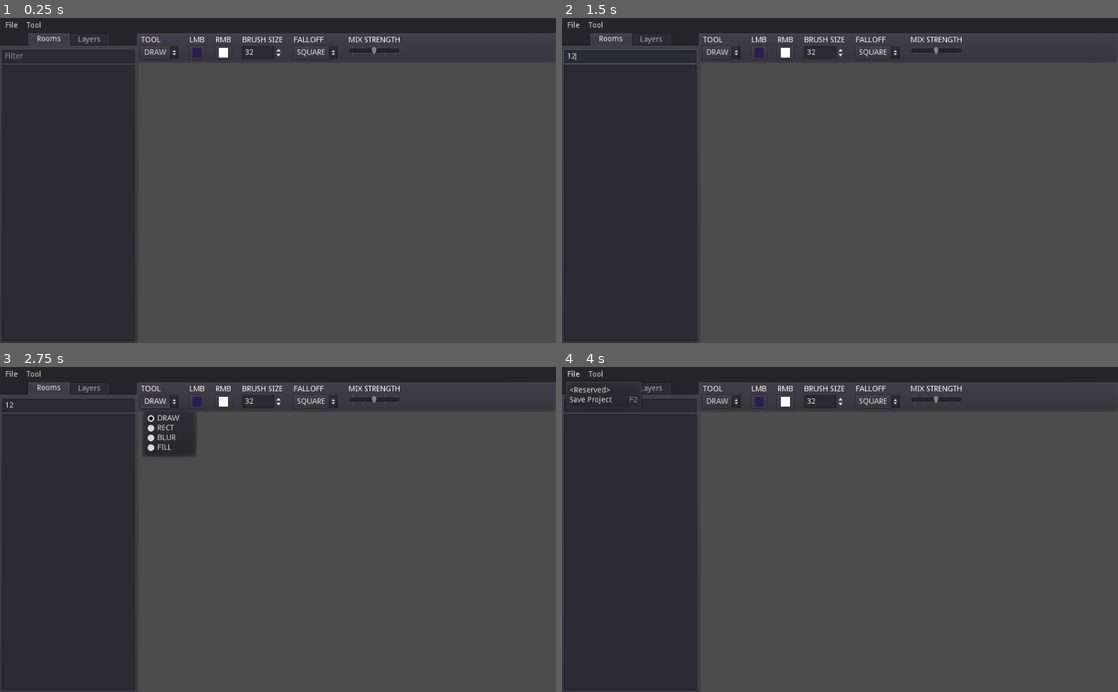
Above: before the commit, frames 1-4 (two rows, left to right).
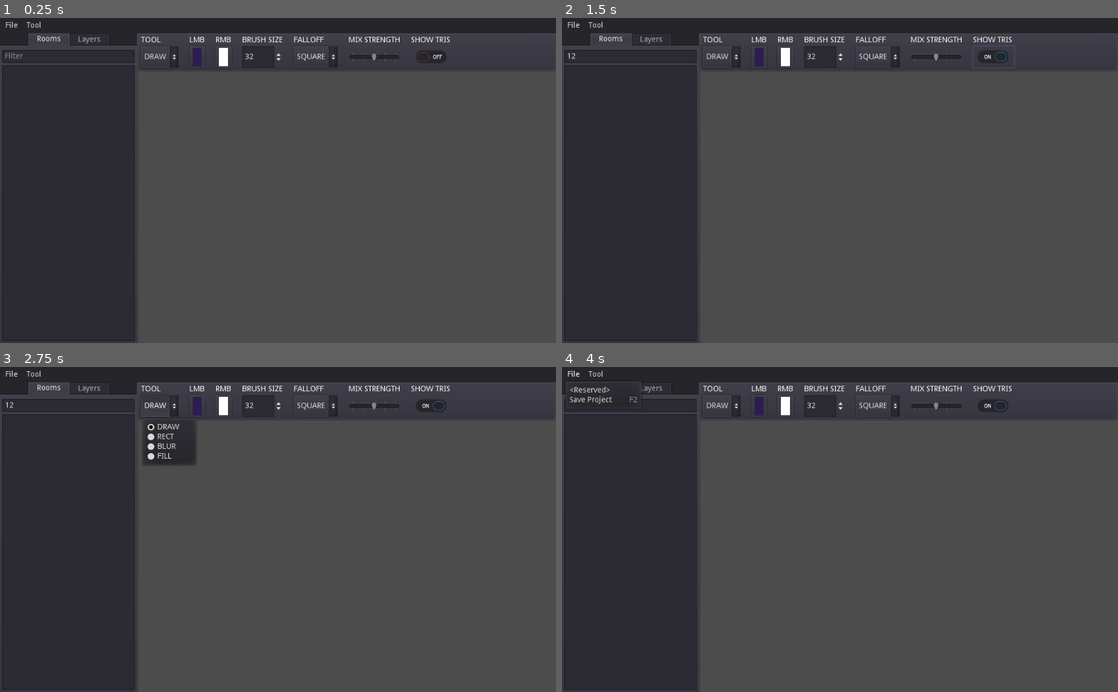
Above: after the commit, the same moments.

Repository: taedixon/vedge-godot-tool
Game: Godot game, scene res://ui/ui_main.tscn
Two runs of this game, one before a commit and one after it. Both use one fixed random seed, a clock stepped at 60 frames per second and the inputs below. The engine's default icon, where the game draws it, is replaced by a stand-in: a white triangle on a blue panel in a dark square.
Inputs (mouse positions are in pixels of both pictures, inside the frame that each line leads up to):
- Up to frame 1 (0.25 s): no input
- Up to frame 2 (1.5 s): click (628, 57) at 0.52 s; type "12" at 0.6 s; click (995, 57) at 1.27 s
- Up to frame 3 (2.75 s): click "DRAW" at 2 s
- Up to frame 4 (4 s): click "SQUARE" at 2.75 s; click "File" at 3.5 s

The runs differ from the first frame. In frame 1, 0.9% of the frame differs, in the area x 25-81%, y 5-16%; in frame 2, 1.0%; in frame 3, 1.3%, in the area x 25-81%, y 5-31%; in frame 4, 0.9%.
Error in both runs: Invalid type in function 'open' in base '_File'. Cannot convert argument 1 from Nil to String. (res://util/GmsAssetCache.gd:93)

Commit message:
preview exported triangles

Diff:
--- a/scenes/gms_map.gd
+++ b/scenes/gms_map.gd
@@ -9,6 +9,7 @@
 var light_layers = {}
 var layer_metadata = {}
 var room_name = ""
+var show_tris = false
 
 var active_layer = null
 
@@ -199,10 +200,13 @@
 	return active_layer != null && active_layer.visible
 
 func set_active_layer(layer):
+	if layer_editable():
+		active_layer.preview_exported_triangles = false
 	active_layer = null
 	var meta = get_metadata(layer)
 	if meta && meta.kind == "light":
 		active_layer = layers_root.get_node(layer)
+		active_layer.preview_exported_triangles = show_tris
 
 func add_stroke_point(mb, params):
 	if layer_editable():
@@ -232,3 +236,8 @@
 func redo():
 	if layer_editable():
 		active_layer.redo()
+
+func set_show_tris(show):
+	show_tris = show
+	if layer_editable():
+		active_layer.preview_exported_triangles = show
--- a/scenes/light_layer.gd
+++ b/scenes/light_layer.gd
@@ -1,6 +1,7 @@
 extends Node2D
 
 var layer_data
+var preview_exported_triangles = false setget set_export_preview
 var detail = null setget set_detail
 var tile_w = 0
 var tile_h = 0
@@ -21,6 +22,7 @@
 
 var light_mat = preload("res://shadermat/shd_light_layer.gdshader") as Shader
 var dark_mat = preload("res://shadermat/shd_shadow_layer.gdshader") as Shader
+var preview_mat = preload("res://shadermat/shd_show_exportable.gdshader") as Shader
 const gaussian_55 = [
 	1.0/256, 4.0/256, 6.0/256, 4.0/256, 1.0/256,
 	4.0/256, 16.0/256, 24.0/256, 16.0/256, 4.0/256,
@@ -47,13 +49,22 @@
 		create_bridge_mesh()
 		initialized = true
 
+func set_export_preview(val):
+	if val != preview_exported_triangles:
+		preview_exported_triangles = val
+		if initialized:
+			update_mesh_material()
+
+func update_mesh_material():
+	mesh_material = get_mesh_material()
+	for child in meshgroup.get_children():
+		child.material = mesh_material
+	bridge_mesh.material = mesh_material
+
 func set_detail(new_detail):
 	detail = new_detail
 	if initialized:
-		mesh_material = get_mesh_material()
-		for child in meshgroup.get_children():
-			child.material = mesh_material
-		bridge_mesh.material = mesh_material
+		update_mesh_material()
 
 func save(f: File):
 	detail.vertex_count = 0
@@ -205,6 +216,11 @@
 
 func get_mesh_material():
 	var mesh_mat = ShaderMaterial.new()
+	if preview_exported_triangles:
+		mesh_mat.shader = preview_mat
+		mesh_mat.set_shader_param("ignore_col", Color.black if detail.get("is_glow") else Color.white)
+		mesh_mat.set_shader_param("ignore_dist", 1/256)
+		return mesh_mat
 	if detail.get("is_glow"):
 		mesh_mat.shader = light_mat
 		fill_colour = Color.black
--- a/scenes/map_container.gd
+++ b/scenes/map_container.gd
@@ -28,6 +28,7 @@
 
 func on_draw_param_change(params):
 	draw_param = params
+	map.set_show_tris(params.show_tris)
 	rect_state = 0
 	update()
 
@@ -144,6 +145,8 @@
 					"BLUR":
 						if rect_state == 1:
 							draw_rect(tool_rect, Color.cyan, false, 2.0)
+					"FILL":
+						draw_rect(Rect2(last_mouse_pos - Vector2(16, 16), Vector2(32, 32)), Color.magenta)
 		else:
 			var offsetA = Vector2(8, 8)
 			var offsetB = Vector2(-8, 8)
--- /dev/null
+++ b/shadermat/shd_show_exportable.gdshader
@@ -0,0 +1,13 @@
+shader_type canvas_item;
+
+uniform vec4 ignore_col;
+uniform float ignore_dist;
+
+void vertex() {
+	if (distance(COLOR.rgb, ignore_col.rgb) <= ignore_dist) {
+		COLOR.a = 0.0;
+	}
+}
+void fragment() {
+	COLOR.a = ceil(COLOR.a);
+}
--- a/ui/light_toolbar.gd
+++ b/ui/light_toolbar.gd
@@ -15,6 +15,7 @@
 	"col_rmb": Color.darkslateblue,
 	"falloff": "SQUARE",
 	"mix_amount": 0.5,
+	"show_tris": false,
 }
 
 func _ready():
@@ -57,3 +58,7 @@
 func on_mix_change(mix):
 	draw_param.mix_amount = mix
 	emit_signal("draw_param_changed", draw_param)
+
+func on_show_tris_change(val):
+	draw_param.show_tris = val
+	emit_signal("draw_param_changed", draw_param)
--- a/ui/light_toolbar.tscn
+++ b/ui/light_toolbar.tscn
@@ -4,7 +4,7 @@
 
 [node name="light_toolbar" type="PanelContainer"]
 anchor_right = 1.0
-margin_bottom = 56.0
+margin_bottom = 72.0
 script = ExtResource( 1 )
 __meta__ = {
 "_edit_use_anchors_": false
@@ -14,9 +14,9 @@
 margin_left = 7.0
 margin_top = 7.0
 margin_right = 1017.0
-margin_bottom = 49.0
+margin_bottom = 65.0
 custom_constants/hseparation = 20
-columns = 6
+columns = 7
 
 [node name="label_tool" type="Label" parent="GridContainer"]
 margin_right = 69.0
@@ -53,10 +53,16 @@
 margin_bottom = 14.0
 text = "MIX STRENGTH"
 
+[node name="label_preview" type="Label" parent="GridContainer"]
+margin_left = 497.0
+margin_right = 573.0
+margin_bottom = 14.0
+text = "SHOW TRIS"
+
 [node name="tool_select" type="OptionButton" parent="GridContainer"]
 margin_top = 18.0
 margin_right = 69.0
-margin_bottom = 42.0
+margin_bottom = 58.0
 text = "DRAW"
 items = [ "DRAW", null, false, 0, null, "RECT", null, false, 1, null, "BLUR", null, false, 2, null, "FILL", null, false, 3, null ]
 selected = 0
@@ -65,7 +71,7 @@
 margin_left = 89.0
 margin_top = 18.0
 margin_right = 117.0
-margin_bottom = 42.0
+margin_bottom = 58.0
 color = Color( 0.176471, 0.109804, 0.309804, 1 )
 edit_alpha = false
 
@@ -73,7 +79,8 @@
 margin_left = 137.0
 margin_top = 18.0
 margin_right = 166.0
-margin_bottom = 42.0
+margin_bottom = 58.0
+size_flags_vertical = 5
 color = Color( 1, 1, 1, 1 )
 edit_alpha = false
 
@@ -81,7 +88,7 @@
 margin_left = 186.0
 margin_top = 18.0
 margin_right = 261.0
-margin_bottom = 42.0
+margin_bottom = 58.0
 min_value = 16.0
 max_value = 320.0
 step = 8.0
@@ -91,7 +98,7 @@
 margin_left = 281.0
 margin_top = 18.0
 margin_right = 362.0
-margin_bottom = 42.0
+margin_bottom = 58.0
 text = "SQUARE"
 items = [ "CONST", null, false, 0, null, "LINEAR", null, false, 1, null, "SQUARE", null, false, 2, null ]
 selected = 2
@@ -100,7 +107,8 @@
 margin_left = 382.0
 margin_top = 18.0
 margin_right = 477.0
-margin_bottom = 34.0
+margin_bottom = 58.0
+size_flags_vertical = 5
 min_value = 0.01
 max_value = 1.0
 step = 0.01
@@ -112,9 +120,16 @@
 "_edit_use_anchors_": false
 }
 
+[node name="CheckButton" type="CheckButton" parent="GridContainer"]
+margin_left = 497.0
+margin_top = 18.0
+margin_right = 573.0
+margin_bottom = 58.0
+
 [connection signal="item_selected" from="GridContainer/tool_select" to="." method="on_tool_change"]
 [connection signal="color_changed" from="GridContainer/col_lmb" to="." method="on_col_lmb_change"]
 [connection signal="color_changed" from="GridContainer/col_rmb" to="." method="on_col_rmb_change"]
 [connection signal="value_changed" from="GridContainer/radius_select" to="." method="on_radius_change"]
 [connection signal="item_selected" from="GridContainer/falloff_select" to="." method="on_falloff_change"]
 [connection signal="value_changed" from="GridContainer/mix_strength" to="." method="on_mix_change"]
+[connection signal="toggled" from="GridContainer/CheckButton" to="." method="on_show_tris_change"]
